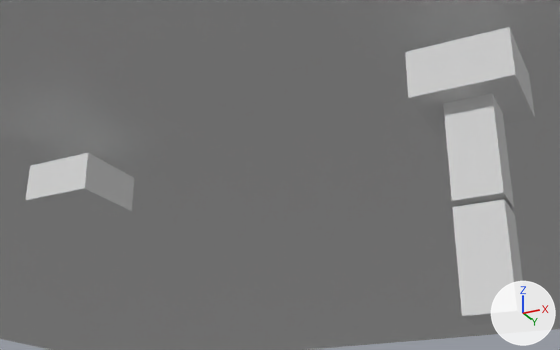
The Blender file LightArm/blender/robotarm with anim2.blend, before and after one commit.
Camera for both pictures: a 50 mm camera at (2.71, -13.88, 11.89) aimed at (-4.88, 1.3, 18.72). Arrows for +X, +Y and +Z are at lower right; the lights stay in place.
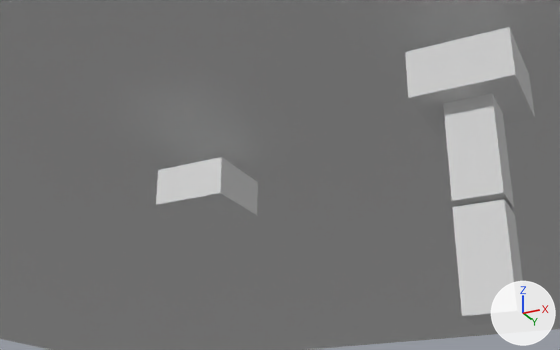
Boxes [x1, y1, x2, y2] around the edits, measured in the pictures (560 x 350 px):
'Cube', moved
    before: [26, 153, 134, 221]
    after: [156, 157, 258, 226]

Edits to the bpy script that builds the scene:
```text
Change ob_cube:
    ob_cube.location: (-11.14, 1.58, 19.04) -> (-8.01, 3.15, 18.92)
```
